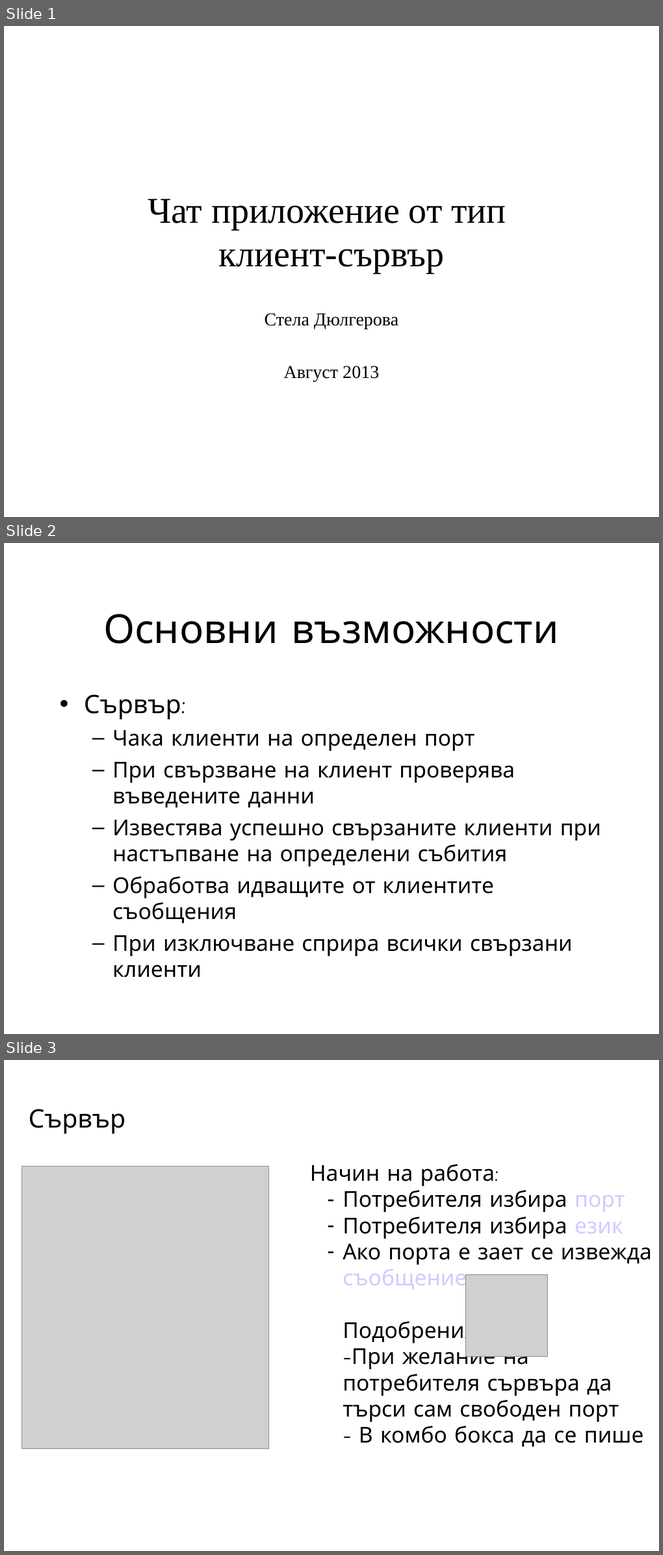
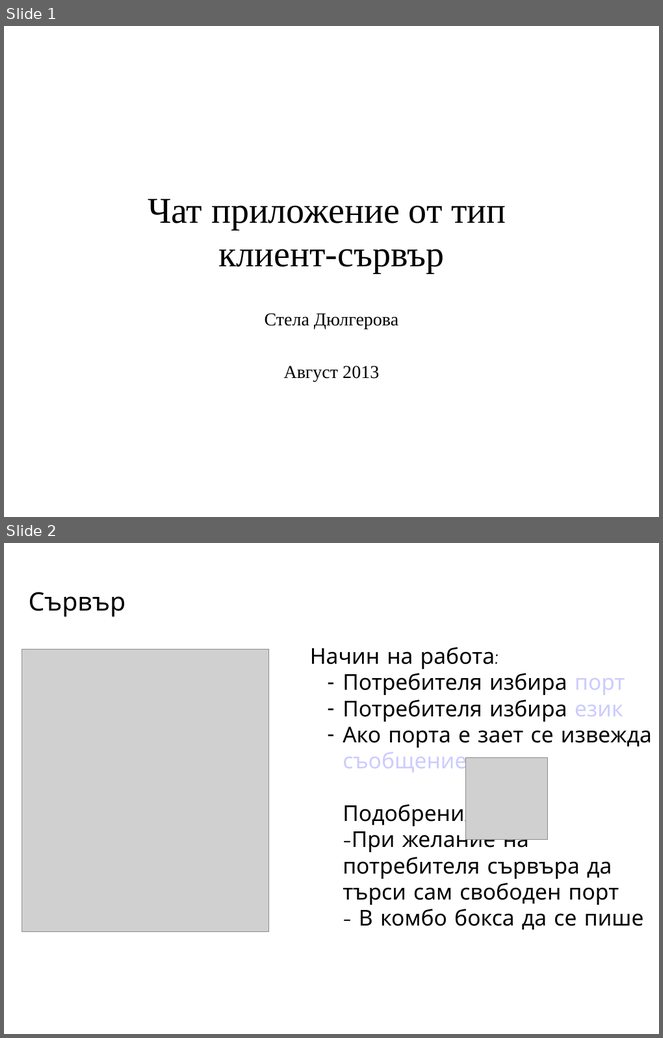
Before and after one commit to sukkw/java_course, a slide deck: ServerSide/chat.ppt. Shown one above the other, each under a label of ours: slides 1, 2 and 3 before the commit, slides 1 and 2 after it. The pictures are 663x1555 and 663x1038 pixels, drawn with LibreOffice and Linux fonts; fonts in the diff are those of the drawing; grey boxes stand for pictures; background and template pictures are left out. Boxes give left, top, right and bottom in pixels: in the first picture for what was removed or moved away, otherwise in the second. Text is boxed around its words. In the diff, an @@ line names an element or a change of style, - is before the commit and + after.

```diff
--- a/ServerSide/chat.ppt
+++ b/ServerSide/chat.ppt
@@ slide 2 removed at (4, 543, 659, 1034), background picture (left out) @@
@@ title removed at (103, 614, 559, 644) @@
-Основни възможности
@@ text removed at (84, 694, 601, 978) @@
-• Сървър:
-  – Чака клиенти на определен порт
-  – При свързване на клиент проверява въведените данни
-  – Известява успешно свързаните клиенти при настъпване на определени събития
-  – Обработва идващите от клиентите съобщения
-  – При изключване сприра всички свързани клиенти
@@ what was slide 3 is now slide 2 @@
```
Also in this commit, not shown: 2 slides changed, 2 other slides removed, 2 other files.
